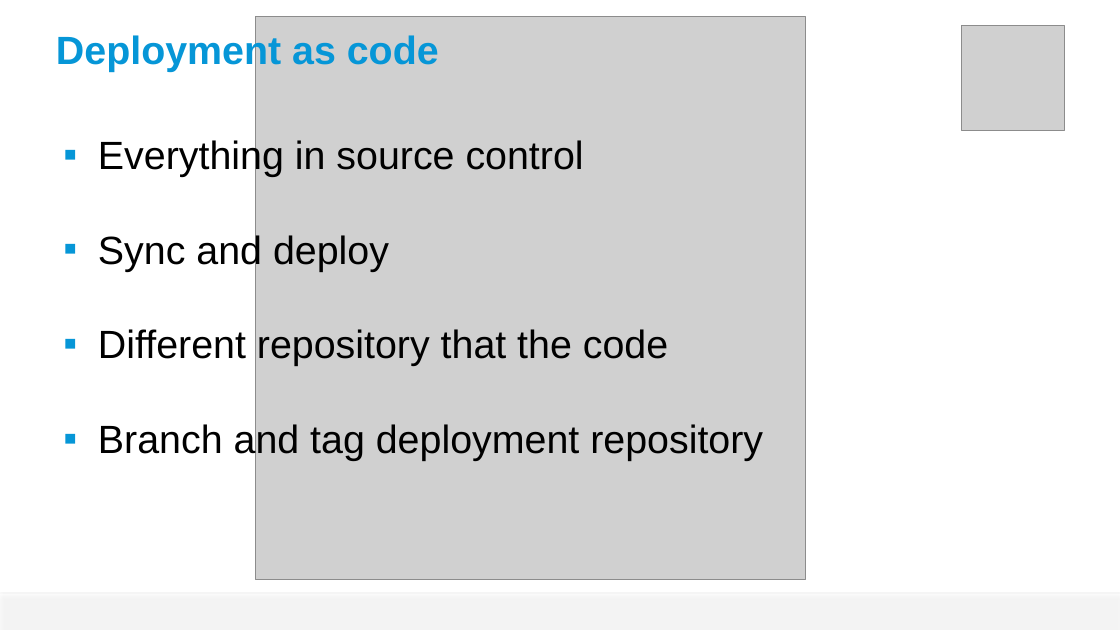
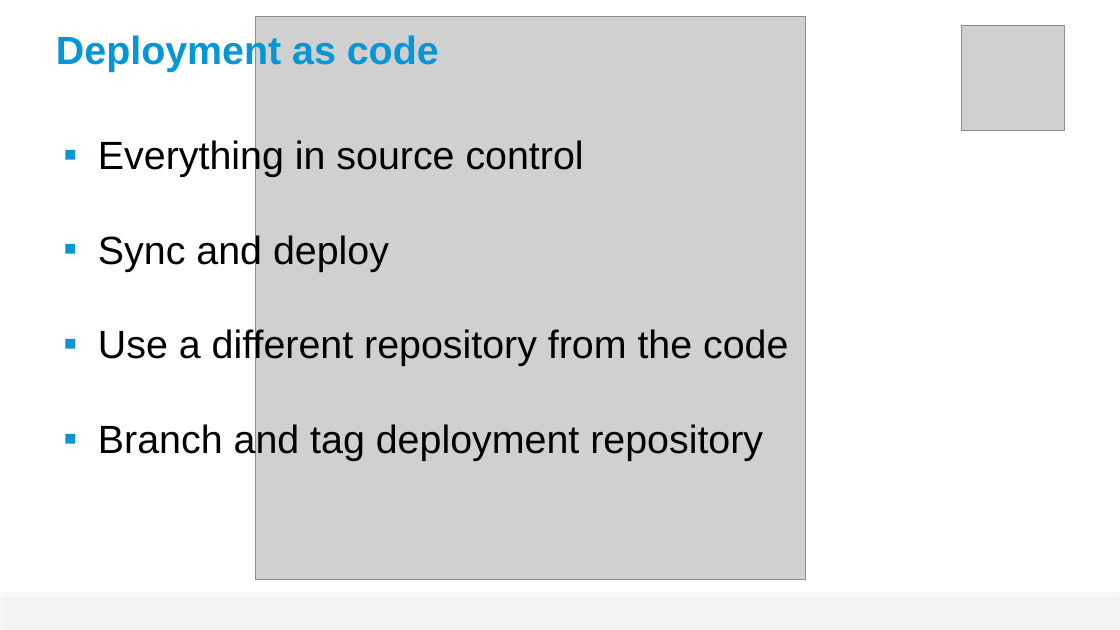
Before and after one commit to guillaume-brossard/tech-summit, a slide deck: slide 3 of 2014/supersize-nodejs/supersize-nodejs-dr.pptx (slide 4 before the commit). Drawn at 1120x630 pixels with LibreOffice and Linux fonts; fonts in the diff are those of the drawing; grey boxes stand for pictures; background and template pictures are left out. Boxes give left, top, right and bottom in pixels: in the first picture for what was removed or moved away, otherwise in the second. Text is boxed around its words. In the diff, an @@ line names an element or a change of style, - is before the commit and + after.

```diff
--- a/2014/supersize-nodejs/supersize-nodejs-dr.pptx
+++ b/2014/supersize-nodejs/supersize-nodejs-dr.pptx
@@ text at [98,327,788,366]: text changed @@
-▪ Different repository that the code
+▪ Use a different repository from the code
```
Also in this commit, not shown: 4 other slides changed, 2 slides removed, 3 other files.
